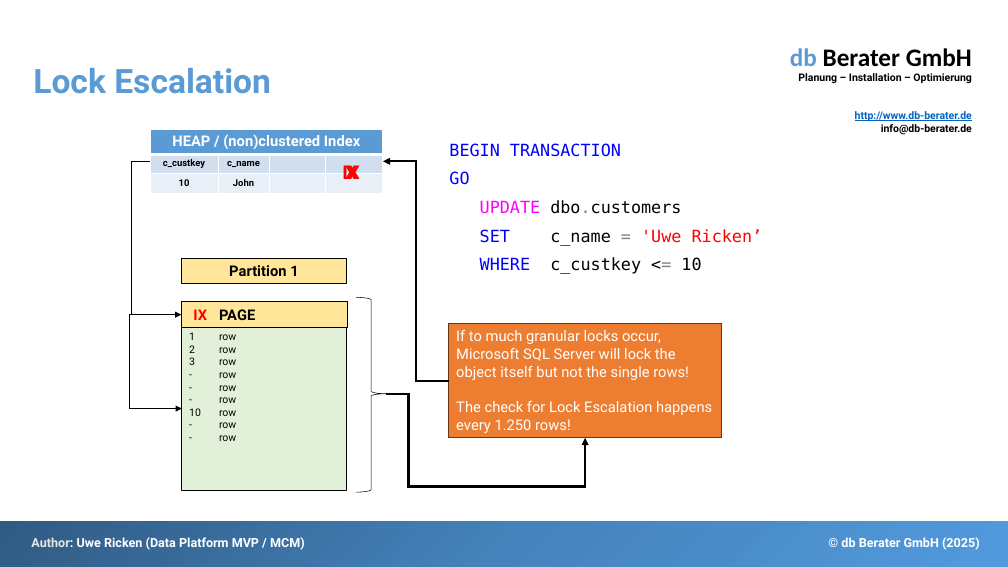
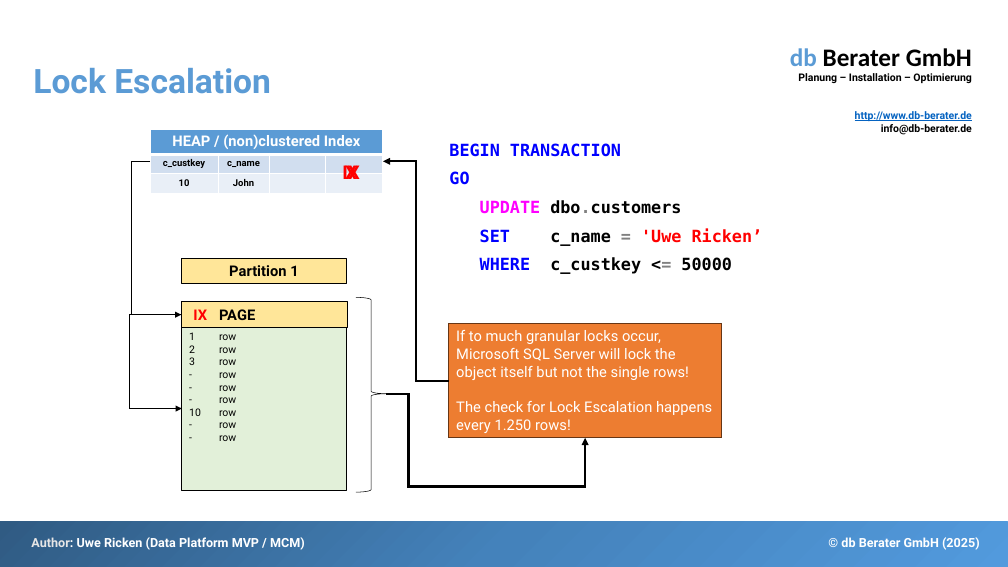
Before and after one commit to db-berater/solving-deadlock-scenarios, a slide deck: slide 11 of 01 - Documents and Preparation/Solving Deadlock Scenarios - EN.pptx. Drawn at 1008x567 pixels with LibreOffice and Linux fonts; fonts in the diff are those of the drawing. Boxes give left, top, right and bottom in pixels: in the first picture for what was removed or moved away, otherwise in the second. Text is boxed around its words. In the diff, an @@ line names an element or a change of style, - is before the commit and + after.

```diff
--- a/01 - Documents and Preparation/Solving Deadlock Scenarios - EN.pptx
+++ b/01 - Documents and Preparation/Solving Deadlock Scenarios - EN.pptx
@@ text at box(449, 143, 763, 246): bold on in "BEGIN TRANSACTION", "GO", "UPDATE dbo.customers", "SET c_name = 'Uwe Ricken’" @@
@@ text at box(480, 257, 731, 274): text changed; bold on @@
-WHERE c_custkey <= 10
+WHERE c_custkey <= 50000
```
Also in this commit, not shown: 17 other slides changed, 12 other files.
